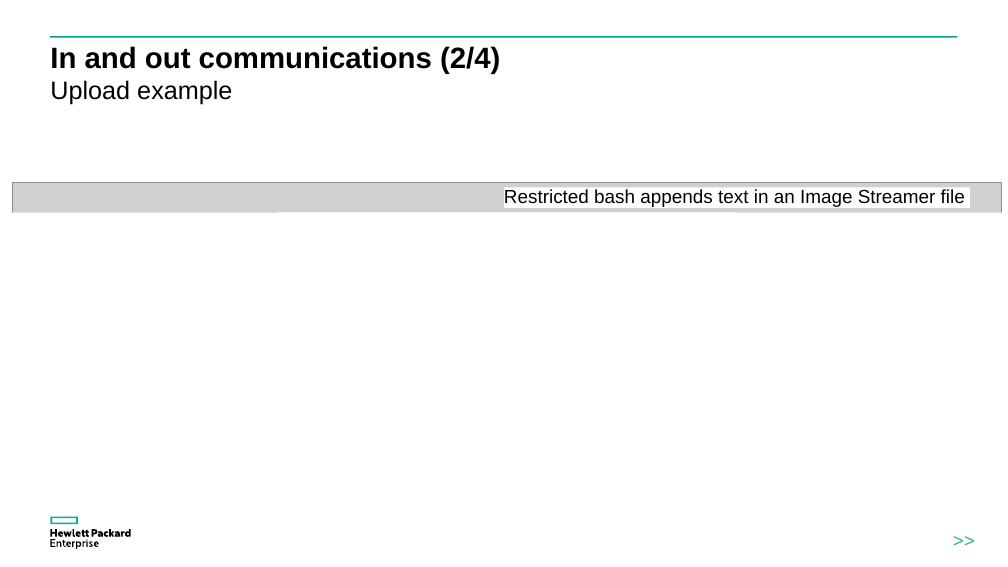
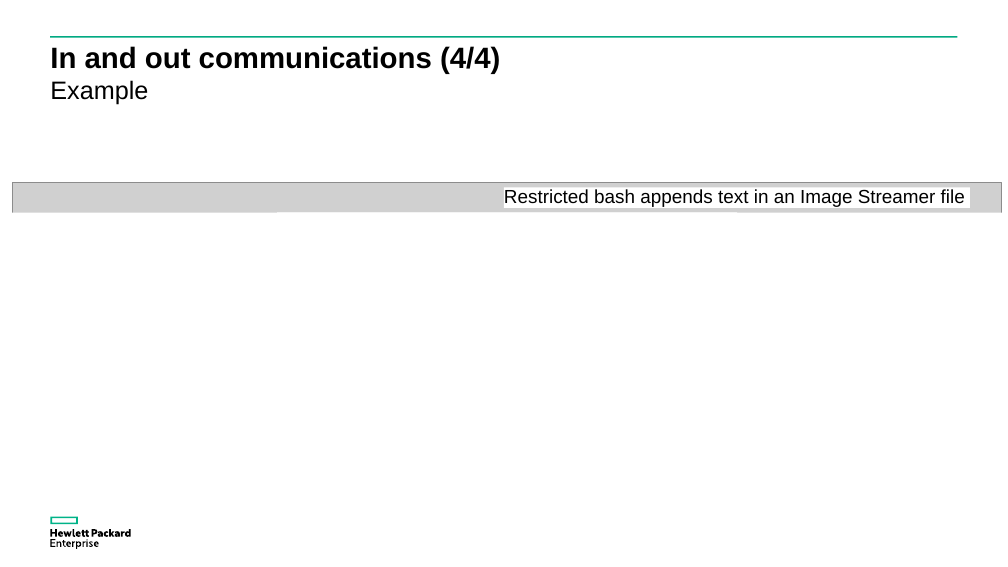
Before and after one commit to donzef/image-streamer-linux, a slide deck: slide 18 of docs/Guestfish-and-ImageStreamer.ppsx. Drawn at 1008x567 pixels with LibreOffice and Linux fonts; fonts in the diff are those of the drawing; grey boxes stand for pictures. Boxes give left, top, right and bottom in pixels: in the first picture for what was removed or moved away, otherwise in the second. Text is boxed around its words. In the diff, an @@ line names an element or a change of style, - is before the commit and + after.

Commit message:
fixed typos

```diff
--- a/docs/Guestfish-and-ImageStreamer.ppsx
+++ b/docs/Guestfish-and-ImageStreamer.ppsx
@@ title at bbox=[50, 46, 500, 74]: text changed @@
-In and out communications (2/4)
+In and out communications (4/4)
@@ text at bbox=[50, 80, 148, 104]: text changed @@
-Upload example
+Example
@@ text removed at bbox=[926, 523, 1002, 561] @@
->>
```
Also in this commit, not shown: 20 other slides changed, 1 slide added.
